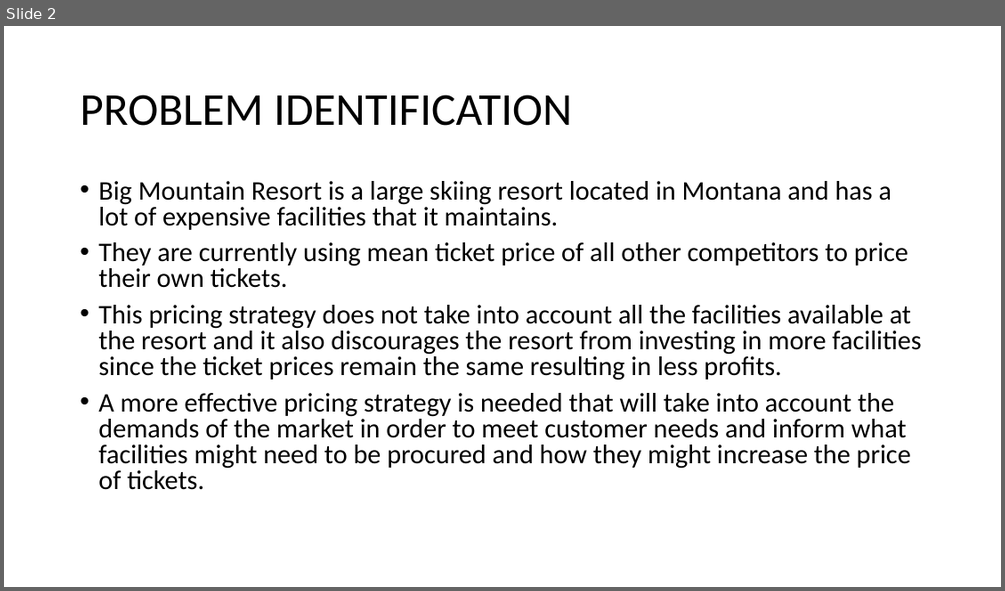
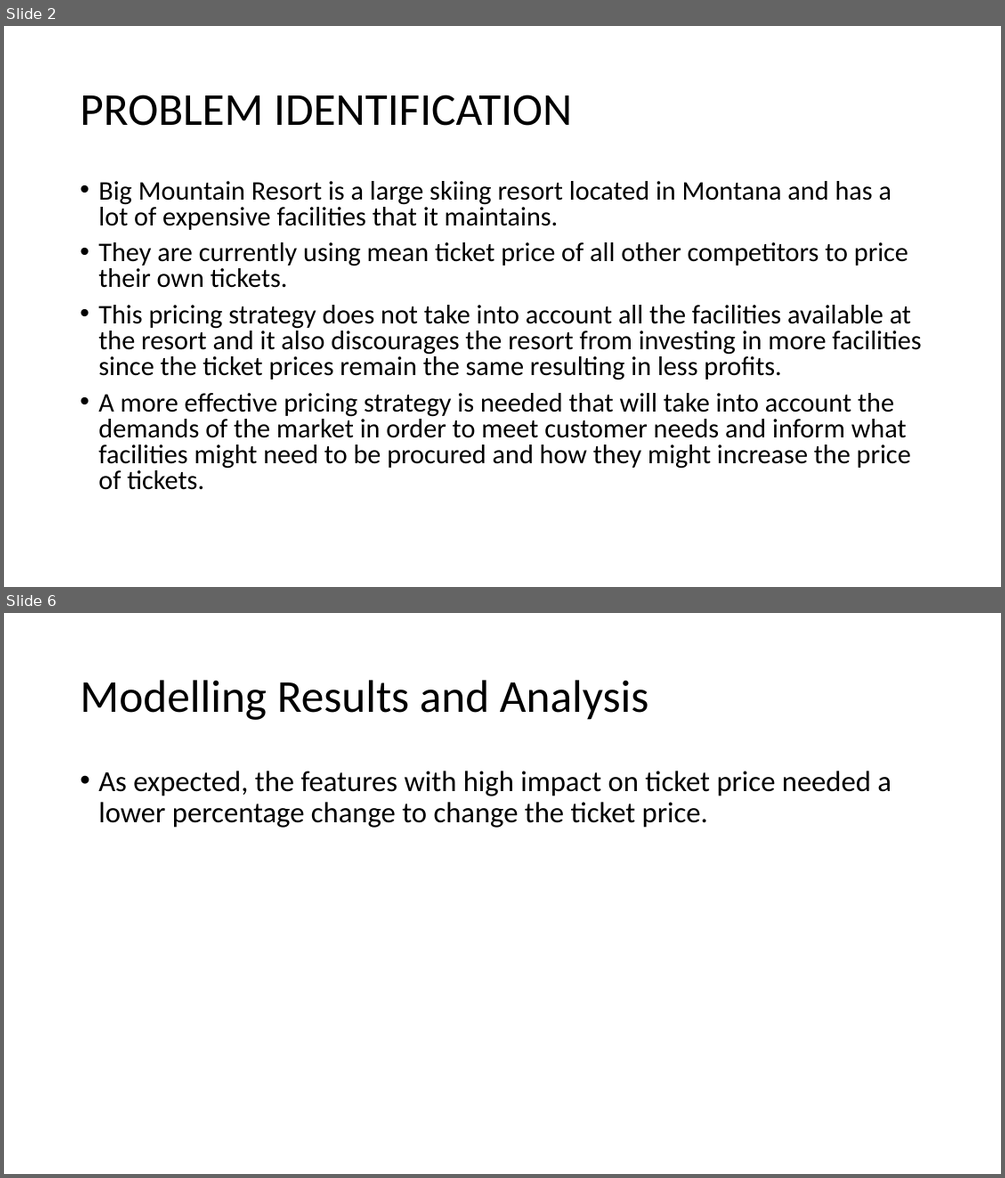
Before and after one commit to Thaps/DataScienceGuidedCapstone, a slide deck: BIG MOUNTAIN RESORT – PRICING STRATEGY.pptx. Shown one above the other, each under a label of ours: slide 2 before the commit, slides 2 and 6 after it; the slides between them are not shown. The pictures are 1005x591 and 1005x1178 pixels, drawn with LibreOffice and Linux fonts; fonts in the diff are those of the drawing. Boxes give left, top, right and bottom in pixels: in the first picture for what was removed or moved away, otherwise in the second. Text is boxed around its words. In the diff, an @@ line names an element or a change of style, - is before the commit and + after.

```diff
--- a/BIG MOUNTAIN RESORT – PRICING STRATEGY.pptx
+++ b/BIG MOUNTAIN RESORT – PRICING STRATEGY.pptx
@@ slide 6 added at bbox=[4, 613, 1001, 1174], background #FFFFFF @@
@@ title added at bbox=[80, 680, 649, 720], 44 pt, text #000000 @@
+Modelling Results and Analysis
@@ text added at bbox=[98, 771, 891, 827], 28 pt, text #000000 @@
+• As expected, the features with high impact on ticket price needed a lower percentage change to change the ticket price.
```
Also in this commit, not shown: 3 slides changed, 1 other slide added, 1 other file.
